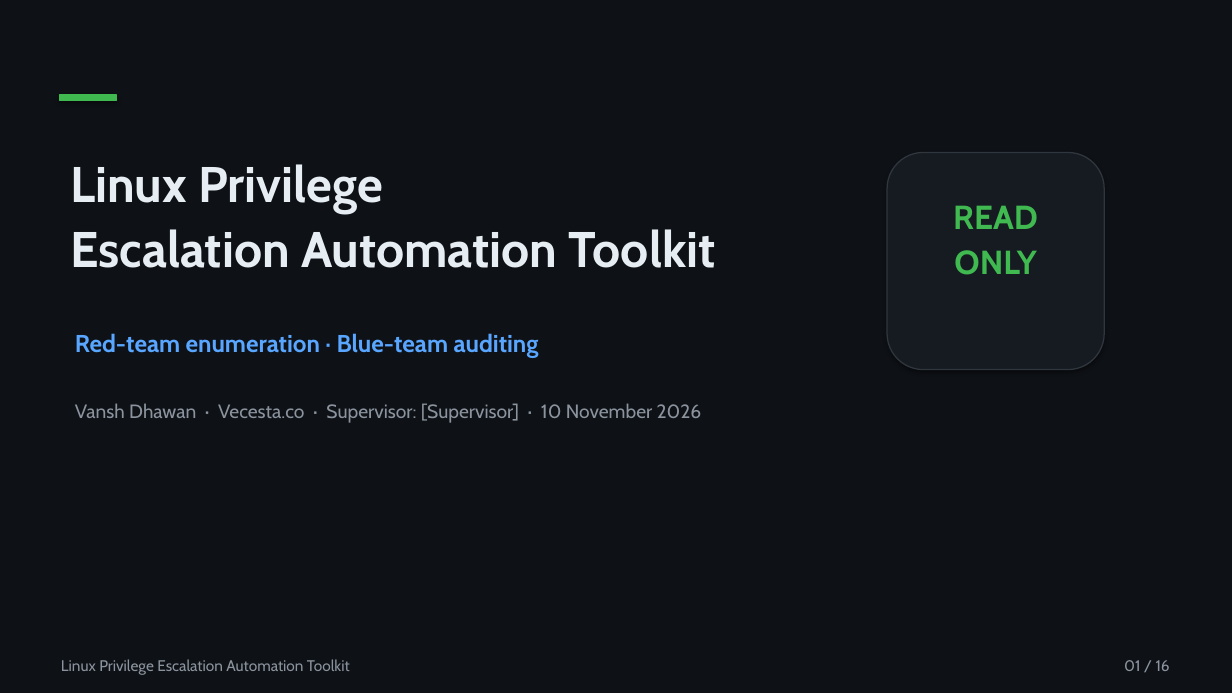
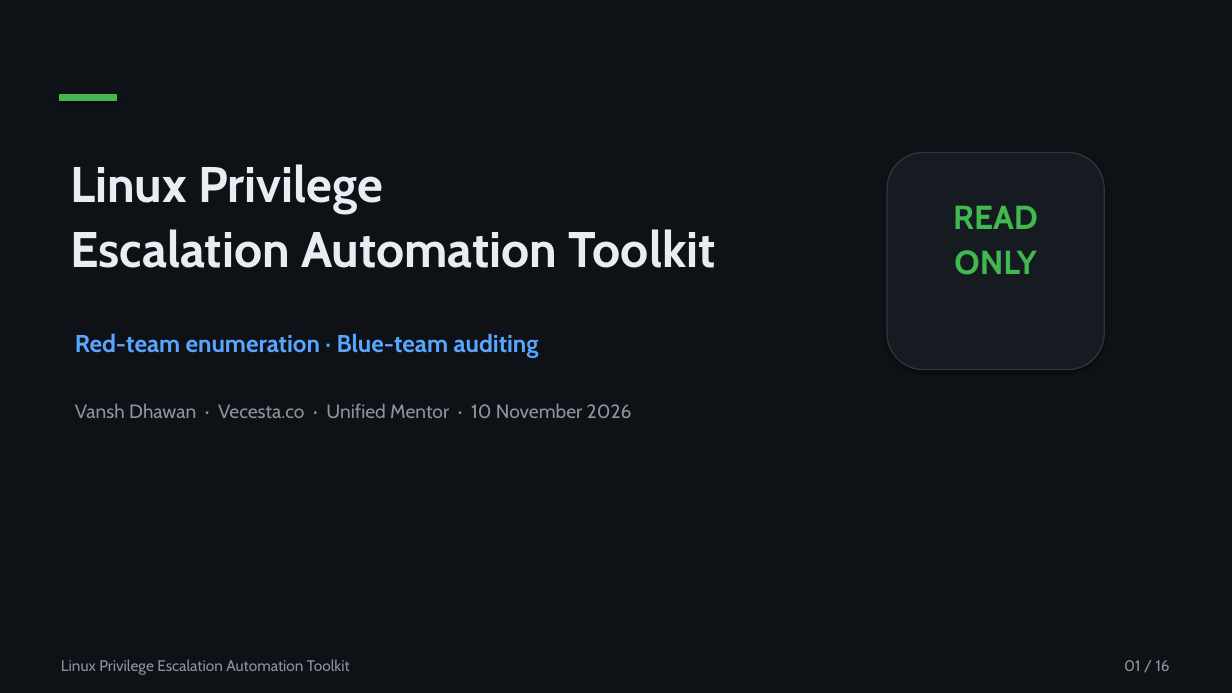
Before and after one commit to Vecesta-co/linux-privesc-toolkit, a slide deck: slide 1 of docs/Final_Presentation.pptx. Drawn at 1232x693 pixels with LibreOffice and Linux fonts; fonts in the diff are those of the drawing. Boxes give left, top, right and bottom in pixels: in the first picture for what was removed or moved away, otherwise in the second. Text is boxed around its words. In the diff, an @@ line names an element or a change of style, - is before the commit and + after.

Commit message:
docs: add author byline (Vansh Dhawan, Vecesta.co, Unified Mentor) to all documents and regenerate DOCX/PPTX

```diff
--- a/docs/Final_Presentation.pptx
+++ b/docs/Final_Presentation.pptx
@@ text at box(75, 403, 632, 418): text changed @@
-Vansh Dhawan · Vecesta.co · Supervisor: [Supervisor] · 10 November 2026
+Vansh Dhawan · Vecesta.co · Unified Mentor · 10 November 2026
```
Also in this commit, not shown: 7 other files.
